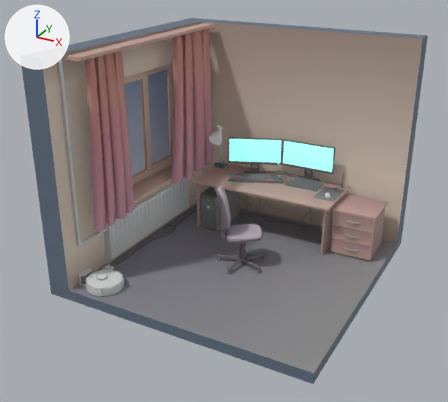
An edit to the glTF model models/optimized-room.glb, drawn before and after from the same camera.
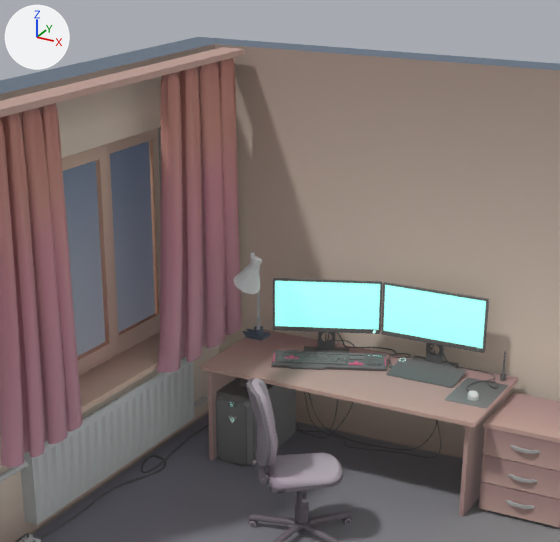
Old and new are each drawn whole from a camera (50 mm lens) standing at (6.23, -12.32, 8.01) and looking at (-0.37, -0.32, 2.01) and again close up on the part from 21% to 83% of the width and 0% to 67% of the height. Every picture has the same lights, and +X, +Y and +Z are marked at upper left. The last two pictures show the newer version. Where no turn or scale is listed for an object, it has been applied to the vertices.

Before the edit, the objects in view are built like this:
```python
ob_body1_blinn1_0 = bpy.data.objects.new('body1_blinn1_0', me_body1_blinn1_0)
ob_body1_blinn1_0.location = (0.0, 0.0, 0.0)
ob_window4_phong1_0 = bpy.data.objects.new('window4_phong1_0', me_window4_phong1_0)
ob_window4_phong1_0.location = (0.0, 0.0, 0.0)
ob_window_blinn1_0 = bpy.data.objects.new('window_blinn1_0', me_window_blinn1_0)
ob_window_blinn1_0.location = (0.0, 0.0, 0.0)
# also in view: 'monitor3_blinn1_0' at (0.58, 2.64, 2.21); 'chair_body_blinn1_0' at (-0.02, -0.06, 1.28); '_________6_blinn1_0' at (-2.52, 0.21, 3.6); 'radiator_blinn1_0' at (-2.88, 0.44, 0.85); 'cabin_blinn1_0' at (2.28, 2.12, 0.88)
```
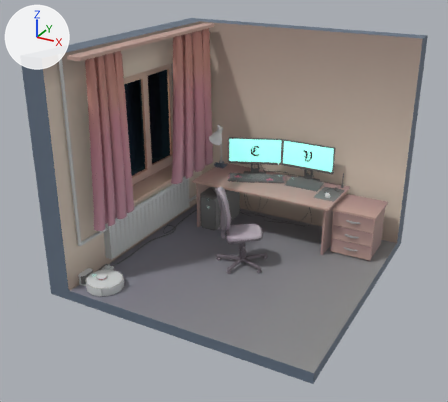
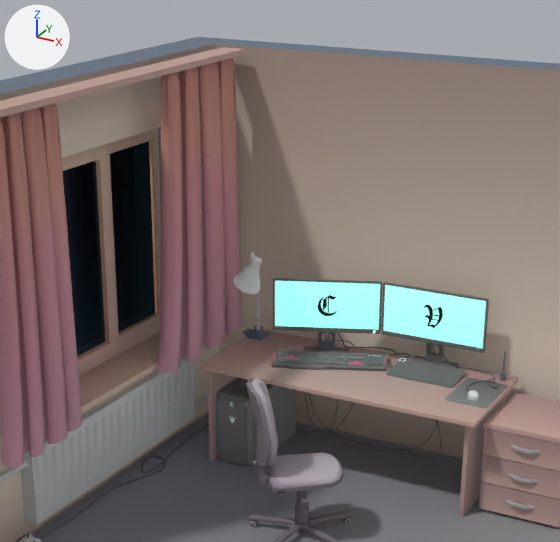
What differs and where, as boxes (x1, y1, x2, y2) in the close-ups (560 x 542 px):
'window4_phong1_0', surface changed (darker)
    both: (63, 141, 155, 357)
'Text.001', added
    after: (424, 305, 443, 328)
'Text', added
    after: (318, 295, 337, 316)

What changed in the scene script:
```text
Add img_image_2:
    img_image_2 = load_image('Image_2', '_unpacked/Image_2', 1024, 1024, 'Non-Color')
Add img_image_0:
    img_image_0 = load_image('Image_0', '_unpacked/Image_0', 1024, 1024, 'sRGB')
Add img_image_1:
    img_image_1 = load_image('Image_1', '_unpacked/Image_1', 1024, 1024, 'Non-Color')
Change mat_phong1:
    remove # nodes: BsdfPrincipled, Mix, OutputMaterial, VertexColor
    remove # colours: black #020423, mixed with the vertex colours
    nodes: BsdfPrincipled, Mix, NormalMap, OutputMaterial, SeparateColor, TexImage x3, VertexColor
    uses the picture img_image_0
    uses the picture img_image_1
    uses the picture img_image_2
Add mat_material_003:
    mat_material_003 = principled_material('Material.003')
    mat_material_003.base_color = (0.0, 0.0, 0.0)  # black #000000
Add mat_material_002:
    mat_material_002 = principled_material('Material.002')
    mat_material_002.base_color = (0.0, 0.0, 0.0)  # black #000000
Add me_text_001:
    me_text_001.from_pydata(...)  # 1344 vertices, 1348 faces; spans x -0.183..0.086, y -0.002..0.005, z -0.18..0.131
    me_text_001.materials.append(mat_material_003)  # black #000000
Add me_text:
    me_text.from_pydata(...)  # 493 vertices, 493 faces; spans x -0.167..0.072, y -0.073..0.032, z -0.18..0.124
    me_text.materials.append(mat_material_002)  # black #000000
Add ob_text_001:
    ob_text_001 = bpy.data.objects.new('Text.001', me_text_001)
    ob_text_001.location = (0.63, 2.63, 2.42)
Add ob_text:
    ob_text = bpy.data.objects.new('Text', me_text)
    ob_text.location = (-0.8, 2.36, 2.43)
```
